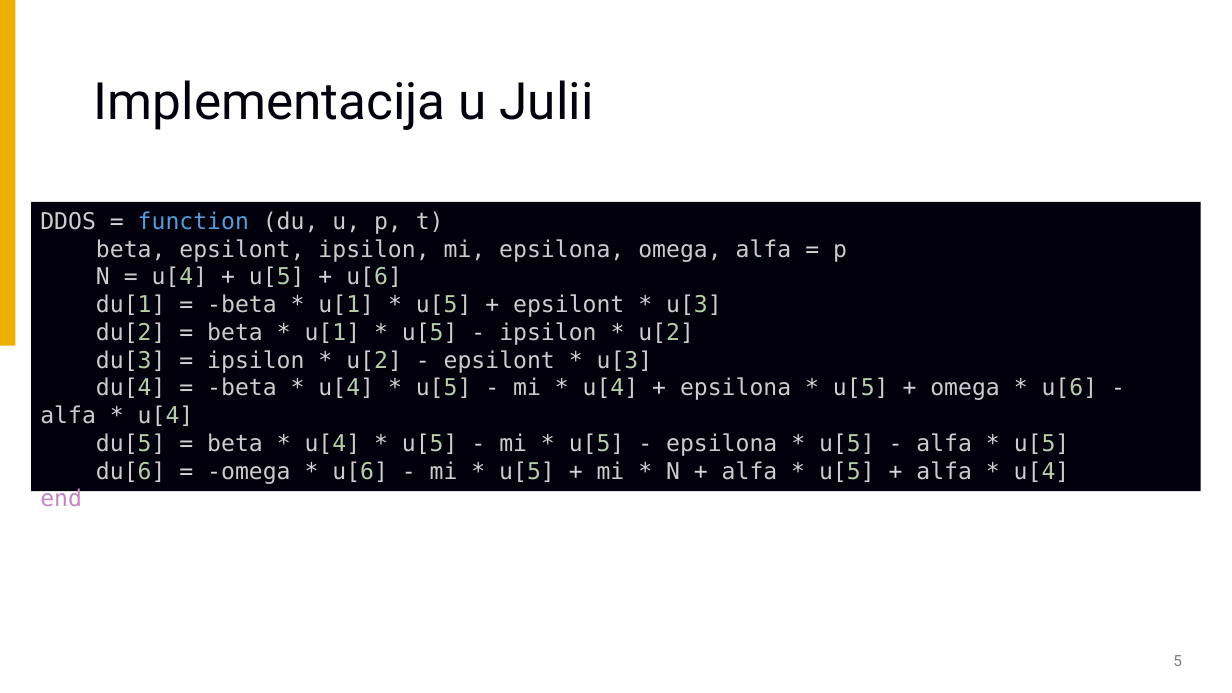
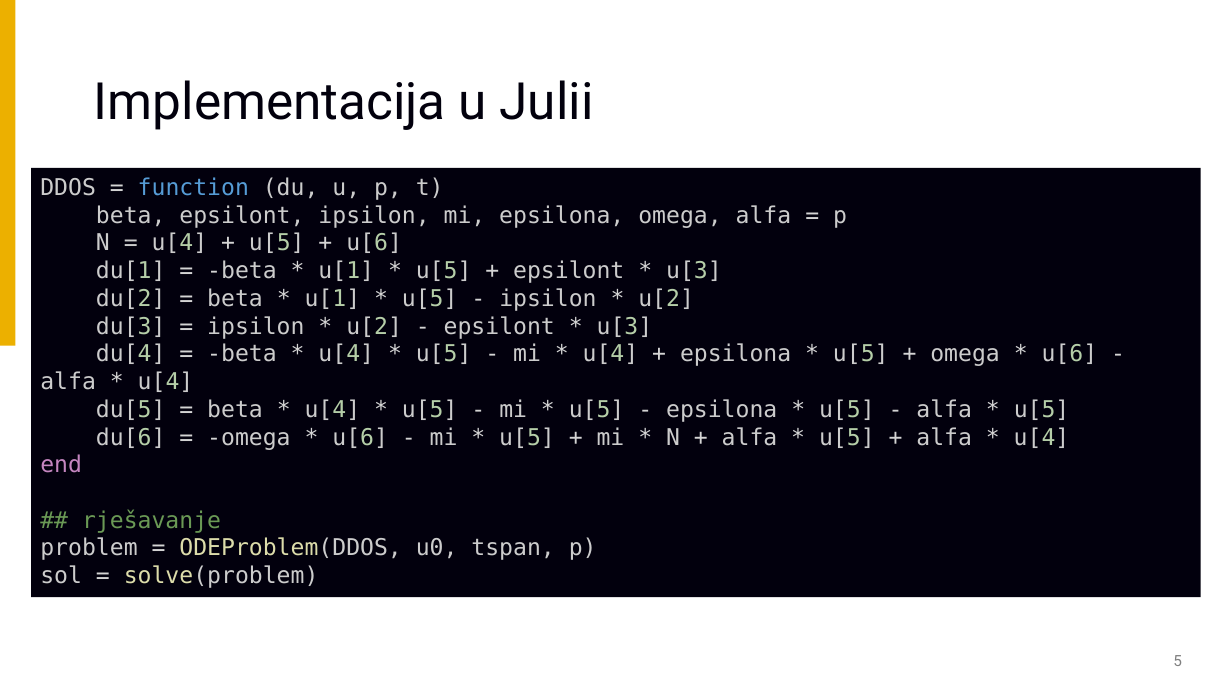
Before and after one commit to mv54173/julia, a slide deck: slide 5 of projekt/projektni_rad_Marko_Varga.pptx. Drawn at 1232x693 pixels with LibreOffice and Linux fonts; fonts in the diff are those of the drawing; background and template pictures are left out. Boxes give left, top, right and bottom in pixels: in the first picture for what was removed or moved away, otherwise in the second. Text is boxed around its words. In the diff, an @@ line names an element or a change of style, - is before the commit and + after.

```diff
--- a/projekt/projektni_rad_Marko_Varga.pptx
+++ b/projekt/projektni_rad_Marko_Varga.pptx
@@ rectangle "DDOS = function (du, u, ...": place and size @@
-rectangle "DDOS = function (du, u, ..." at (31, 201, 1202, 491)
+rectangle "DDOS = function (du, u, ..." at (31, 168, 1202, 597)
@@ text in rectangle at (40, 509, 597, 588): paragraphs added @@
+## rješavanje
+problem = ODEProblem(DDOS, u0, tspan, p)
+sol = solve(problem)
```
Also in this commit, not shown: 5 other slides changed, 1 slide added.
